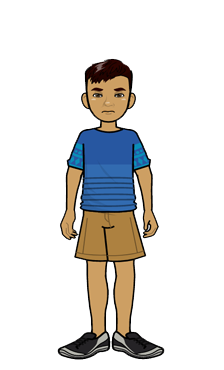
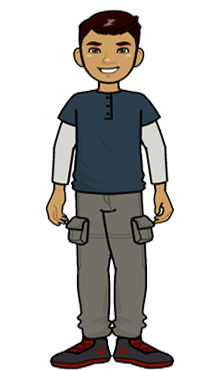
Layers edited between the first and the second w=224, h=370 image:
added layer "T5-P1-O3" above "T5-P1-O2" over [45, 9, 175, 370]
hid "T2-P2-O1" over [57, 58, 165, 360]
